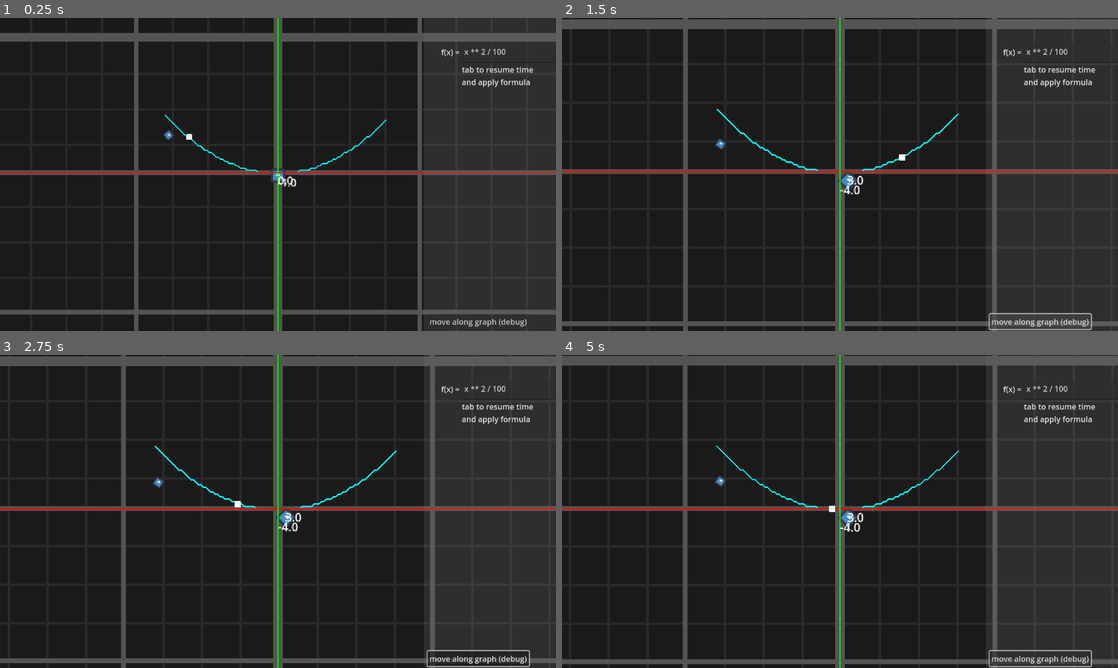
Above: before the commit, frames 1-4 (two rows, left to right).
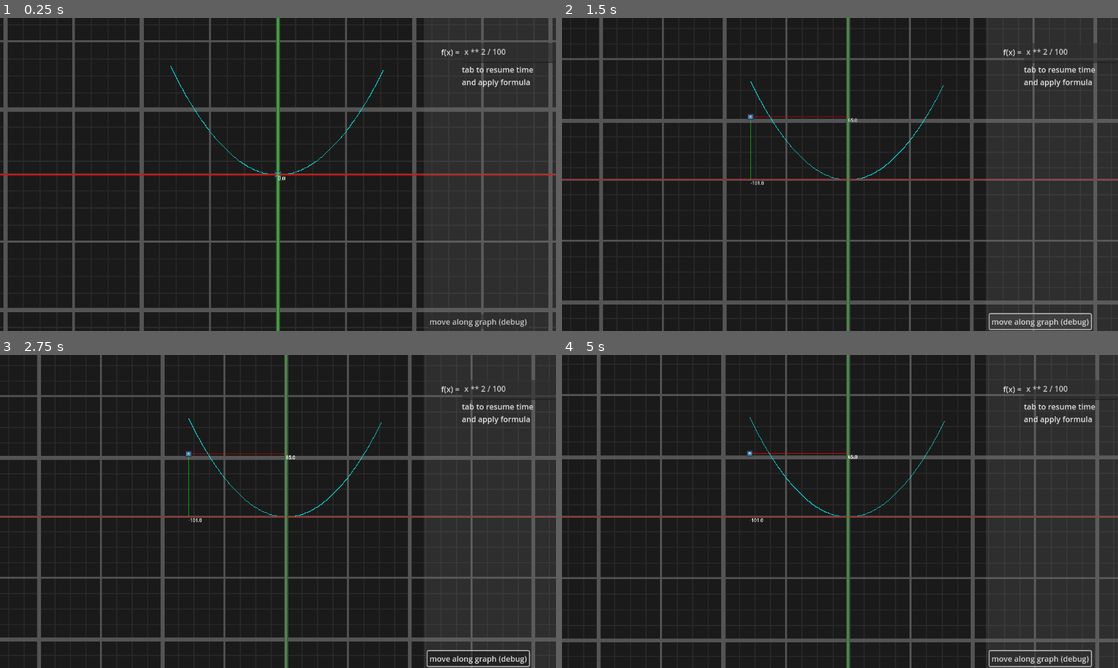
Above: after the commit, the same moments.

Repository: boiiiiiiiii12355/graph-combat
Game: Godot game, scene res://Scenes/game.tscn
The game is run twice, just before and just after one commit, with the same random seed, the same clock (stepped at 60 frames per second) and the same inputs. The engine's default icon, where the game draws it, is replaced by a stand-in: a white triangle on a blue panel in a dark square.
Inputs (mouse positions are in pixels of both pictures, inside the frame that each line leads up to):
- Up to frame 1 (0.25 s): no input
- Up to frame 2 (1.5 s): click "move along graph (debug)" at 0.5 s; click "move along graph (debug)" at 1.25 s
- Up to frame 3 (2.75 s): click "move along graph (debug)" at 2 s
- Up to frame 4 (5 s): tap Enter at 2.75 s; move the mouse to (962, 495) at 2.77 s; tap Mouse wheel down (zoom in) at 2.85, 4.35 s; move the mouse to (728, 527) at 3.52 s; tap Mouse wheel up (zoom out) at 3.6 s; move the mouse to (895, 442) at 4.27 s

The runs differ from the first frame. In frame 1, 14% of the frame differs, in the area x 0-100%, y 0-100%; in frame 2, 18%; in frame 3, 18%; in frame 4, 18%.

Commit message:
Ropes galore
Signed-off-by: Mel_The_Idiot <melvinngoi123@gmail.com>

Diff:
--- a/Scenes/path_calc.tscn
+++ b/Scenes/path_calc.tscn
@@ -1,6 +1,6 @@
-[gd_scene load_steps=5 format=3 uid="uid://olbouuixcjs4"]
+[gd_scene load_steps=3 format=3 uid="uid://olbouuixcjs4"]
 
-[ext_resource type="Texture2D" uid="uid://fjq81le8ad0p" path="res://icon.svg" id="1_8lw4v"]
+[ext_resource type="PackedScene" uid="uid://rqghv24q68xe" path="res://Scenes/rope.tscn" id="1_58riu"]
 
 [sub_resource type="Curve2D" id="Curve2D_rg6wx"]
 _data = {
@@ -8,41 +8,11 @@
 }
 point_count = 2
 
-[sub_resource type="CircleShape2D" id="CircleShape2D_a6q2v"]
-radius = 0.01
-
-[sub_resource type="CircleShape2D" id="CircleShape2D_58riu"]
-radius = 0.01
-
 [node name="path" type="Path2D"]
 curve = SubResource("Curve2D_rg6wx")
 
 [node name="follow_this" type="PathFollow2D" parent="."]
 rotates = false
+loop = false
 
-[node name="DampedSpringJoint2D" type="DampedSpringJoint2D" parent="follow_this"]
-node_a = NodePath("../StaticBody2D")
-node_b = NodePath("../RigidBody2D")
-length = 331.0
-stiffness = 64.0
-
-[node name="StaticBody2D" type="StaticBody2D" parent="follow_this"]
-
-[node name="Icon" type="Sprite2D" parent="follow_this/StaticBody2D"]
-modulate = Color(18.892157, 18.892157, 18.892157, 1)
-scale = Vector2(0.02, 0.02)
-texture = ExtResource("1_8lw4v")
-
-[node name="CollisionShape2D" type="CollisionShape2D" parent="follow_this/StaticBody2D"]
-shape = SubResource("CircleShape2D_a6q2v")
-
-[node name="RigidBody2D" type="RigidBody2D" parent="follow_this"]
-collision_layer = 0
-collision_mask = 0
-
-[node name="CollisionShape2D" type="CollisionShape2D" parent="follow_this/RigidBody2D"]
-shape = SubResource("CircleShape2D_58riu")
-
-[node name="Icon" type="Sprite2D" parent="follow_this/RigidBody2D"]
-scale = Vector2(0.03, 0.03)
-texture = ExtResource("1_8lw4v")
+[node name="Rope" parent="follow_this" instance=ExtResource("1_58riu")]
--- a/Scenes/player.tscn
+++ b/Scenes/player.tscn
@@ -6,14 +6,12 @@
 [sub_resource type="RectangleShape2D" id="RectangleShape2D_onrkg"]
 size = Vector2(6, 6)
 
-[node name="Player" type="RigidBody2D" node_paths=PackedStringArray("ruler_x", "ruler_y", "rope", "graph", "path", "path_follow")]
+[node name="Player" type="RigidBody2D" node_paths=PackedStringArray("ruler_x", "ruler_y", "graph")]
+mass = 0.1
 script = ExtResource("1_cvnsp")
 ruler_x = NodePath("Rulers/y")
 ruler_y = NodePath("Rulers/x")
-rope = NodePath("")
 graph = NodePath("Rulers/graph")
-path = NodePath("")
-path_follow = NodePath("")
 
 [node name="Icon" type="Sprite2D" parent="."]
 scale = Vector2(0.05, 0.05)
@@ -39,7 +37,7 @@
 [node name="labels" type="Node2D" parent="Rulers/x"]
 
 [node name="graph" type="Line2D" parent="Rulers"]
-points = PackedVector2Array(0, 0, 0, 0, 0, 0, 0, 0, 0, 0, 0, …(532 unchanged characters)… 0, 0, 0, 0, 0, 0, 0, 0, 0, 0, 0, 0, 0, 0)
+points = PackedVector2Array(0, 0, 0, 0, 0, 0, 0, 0, 0, 0, 0, …(532 unchanged characters)… 0, 0, 0, 0, 0, 0, 0, 0, 0, 0, 0, 0, 0, 0, 0, 0, 0, 0, 0, 0, 0, 0, 0, 0, 0, 0, 0, 0, 0, 0, 0, 0, 0, 0, 0, 0, 0, 0, 0, 0, 0, 0, 0, 0, 0, 0, 0, 0, 0, 0, 0, 0, 0, 0, 0, 0, 0, 0, 0, 0, 0, 0, 0, 0, 0, 0, 0, 0, 0, 0, 0, 0, 0, 0, 0, 0, 0, 0, 0, 0, 0, 0, 0, 0, 0, 0, 0, 0, 0, 0, 0, 0, 0, 0, 0, 0, 0, 0, 0, 0, 0, 0, 0, 0, 0, 0, 0, 0, 0, 0, 0, 0, 0, 0, 0, 0, 0, 0, 0, 0, 0, 0, 0, 0, 0, 0, 0, 0, 0, 0, 0, 0, 0, 0, 0, 0, 0, 0, 0, 0, 0, 0, 0, 0, 0, 0, 0, 0, 0, 0, 0, 0, 0, 0, 0, 0, 0, 0, 0, 0, 0, 0, 0, 0, 0, 0, 0, 0, 0, 0, 0, 0, 0, 0, 0, 0, 0, 0, 0, 0, 0, 0, 0, 0, 0, 0, 0, 0, 0, 0, 0, 0, 0, 0, 0, 0, 0, 0, 0, 0, 0, 0, 0, 0, 0, 0, 0, 0, 0, 0, 0, 0, 0, 0)
 width = 0.5
 default_color = Color(0, 1, 1, 1)
 joint_mode = 2
--- /dev/null
+++ b/Scenes/rope.tscn
@@ -0,0 +1,64 @@
+[gd_scene load_steps=3 format=3 uid="uid://rqghv24q68xe"]
+
+[sub_resource type="CapsuleShape2D" id="CapsuleShape2D_atpgl"]
+radius = 6.0
+height = 12.0
+
+[sub_resource type="CapsuleShape2D" id="CapsuleShape2D_aw0jv"]
+radius = 1.0
+height = 10.0
+
+[node name="Rope" type="Node2D"]
+process_mode = 1
+
+[node name="pin" type="StaticBody2D" parent="."]
+collision_layer = 0
+collision_mask = 0
+
+[node name="CollisionShape2D" type="CollisionShape2D" parent="pin"]
+shape = SubResource("CapsuleShape2D_atpgl")
+
+[node name="Rope_seg1" type="RigidBody2D" parent="."]
+process_mode = 1
+position = Vector2(0, 13)
+collision_layer = 0
+collision_mask = 0
+mass = 0.1
+
+[node name="CollisionShape2D" type="CollisionShape2D" parent="Rope_seg1"]
+shape = SubResource("CapsuleShape2D_aw0jv")
+
+[node name="PinJoint2D" type="PinJoint2D" parent="Rope_seg1/CollisionShape2D"]
+position = Vector2(0, -6)
+node_a = NodePath("../../../pin")
+node_b = NodePath("../..")
+
+[node name="Rope_seg2" type="RigidBody2D" parent="."]
+process_mode = 1
+position = Vector2(0, 25)
+collision_layer = 0
+collision_mask = 0
+mass = 0.1
+
+[node name="CollisionShape2D" type="CollisionShape2D" parent="Rope_seg2"]
+shape = SubResource("CapsuleShape2D_aw0jv")
+
+[node name="PinJoint2D" type="PinJoint2D" parent="Rope_seg2/CollisionShape2D"]
+position = Vector2(0, -6)
+node_a = NodePath("../../../Rope_seg1")
+node_b = NodePath("../..")
+
+[node name="Rope_seg3" type="RigidBody2D" parent="."]
+process_mode = 1
+position = Vector2(0, 37)
+collision_layer = 0
+collision_mask = 0
+mass = 0.1
+
+[node name="CollisionShape2D" type="CollisionShape2D" parent="Rope_seg3"]
+shape = SubResource("CapsuleShape2D_aw0jv")
+
+[node name="PinJoint2D" type="PinJoint2D" parent="Rope_seg3/CollisionShape2D"]
+position = Vector2(0.07536316, -5.9512787)
+node_a = NodePath("../../../Rope_seg2")
+node_b = NodePath("../..")
--- a/scripts/camera_ctrl.gd
+++ b/scripts/camera_ctrl.gd
@@ -12,7 +12,7 @@
 
 
 @export var min_zoom = 100
-@export var max_zoom = 5
+@export var max_zoom = 2
 func _physics_process(delta: float) -> void:
 	if req_zoom > Vector2(min_zoom, min_zoom):
 		req_zoom = Vector2(min_zoom, min_zoom)
--- a/scripts/player.gd
+++ b/scripts/player.gd
@@ -6,7 +6,7 @@
 @export var ruler_y_color = Color(0.0, 0.672, 0.0, 1.0)
 @export var ruler_width = 0.3
 
-var paused = false
+var paused = true
 
 func _ready() -> void:
 	init_path()
@@ -24,34 +24,45 @@
 
 
 func _physics_process(delta: float) -> void:
+	check_time()
 	ruler()
 	graphing()
-	path_follow.progress += 1
-	if move_on_graph and paused == false:
-
+	if paused == false:
 		rope_ride()
-	else:
-		linear_velocity = Vector2.ZERO
+		movement()
 
 
 
 var move_on_graph = false
-var accel = 100
-@export var gravity = 9.3
+var accel = 600
 func movement():
-	var dist = sqrt((path_follow.global_position.x - global_position.x) ** 2 + (path_follow.global_position.y - global_position.y) ** 2)
-	var dir = (path_follow.global_position - global_position).normalized()
-	var req_vel = dir * accel
+	#var dist = sqrt((path_follow.global_position.x - global_position.x) ** 2 + (path_follow.global_position.y - global_position.y) ** 2)
+	#var dir = (path_follow.global_position - global_position).normalized()
+	#var req_vel = dir * accel
 
-	linear_velocity = lerp(linear_velocity, linear_velocity + req_vel, 0.1)
-	move_on_graph = true
+	#linear_velocity = lerp(linear_velocity, linear_velocity + req_vel, 0.1)
 
-@onready var rope_pt : RigidBody2D = path.get_child(0).get_child(2)
+	if rope_grab_point:
+		global_position = rope_grab_point.global_position
+		gravity_scale = 0
+
+@onready var rope = path.get_child(0).get_child(0)
+var rope_grab_point : RigidBody2D
 func rope_ride():
-	gravity_scale = 0
-	global_position = rope_pt.global_position
-	linear_velocity = rope_pt.linear_velocity
+	path_follow.progress += 3
 
+func check_time():
+	for pt in rope.get_children():
+		if pt.is_class("RigidBody2D"):
+			if paused == true:
+				pt.process_mode = pt.PROCESS_MODE_DISABLED
+				set_deferred("freeze", true)
+			else:
+				pt.process_mode = pt.PROCESS_MODE_ALWAYS
+				set_deferred("freeze", false)
+
+		if pt.name == "Rope_seg3":
+			rope_grab_point = pt
 
 func ruler():
 	ruler_x.set_point_position(1, Vector2(global_position.x, 0))
@@ -68,15 +79,13 @@
 @export var world_boundary = Vector2(1000, 1000)
 var lerp_weight = 0.5
 var center_point = 13
-var offset = 5
+var offset = 10
 var input_y = 0
 var graph_mem : Array[Vector2]
 #also handles detecting current and next pt
 func graphing():
 
 	for pt in graph.get_point_count():
-#_____________________________________________________closest_point
-
 
 #_____________________________________________________graphing!!!
 		var pt_x
--- a/scripts/ui.gd
+++ b/scripts/ui.gd
@@ -8,13 +8,9 @@
 	anim_player.play("pause")
 	gamemaster.time_speed_set(0)
 
-func _physics_process(delta: float) -> void:
-	player.paused = paused
-
-
 
 var paused = false
-func _input(event: InputEvent) -> void:
+func _physics_process(delta: float) -> void:
 	if typing == false:
 		if Input.is_action_just_pressed("pause") and paused == false:
 			paused = true
@@ -25,6 +21,7 @@
 			paused = false
 			anim_player.play("resume")
 			gamemaster.time_speed_set(1)
+	player.paused = paused
 
 @export var anim_player : AnimationPlayer
 
@@ -43,6 +40,7 @@
 func _on_text_edit_text_changed() -> void:
 	var input_text = dir_input.text
 	calc_y(0)
+	player.path_follow.progress = 0
 	error = expression.parse(input_text, ["x"])
 
 
